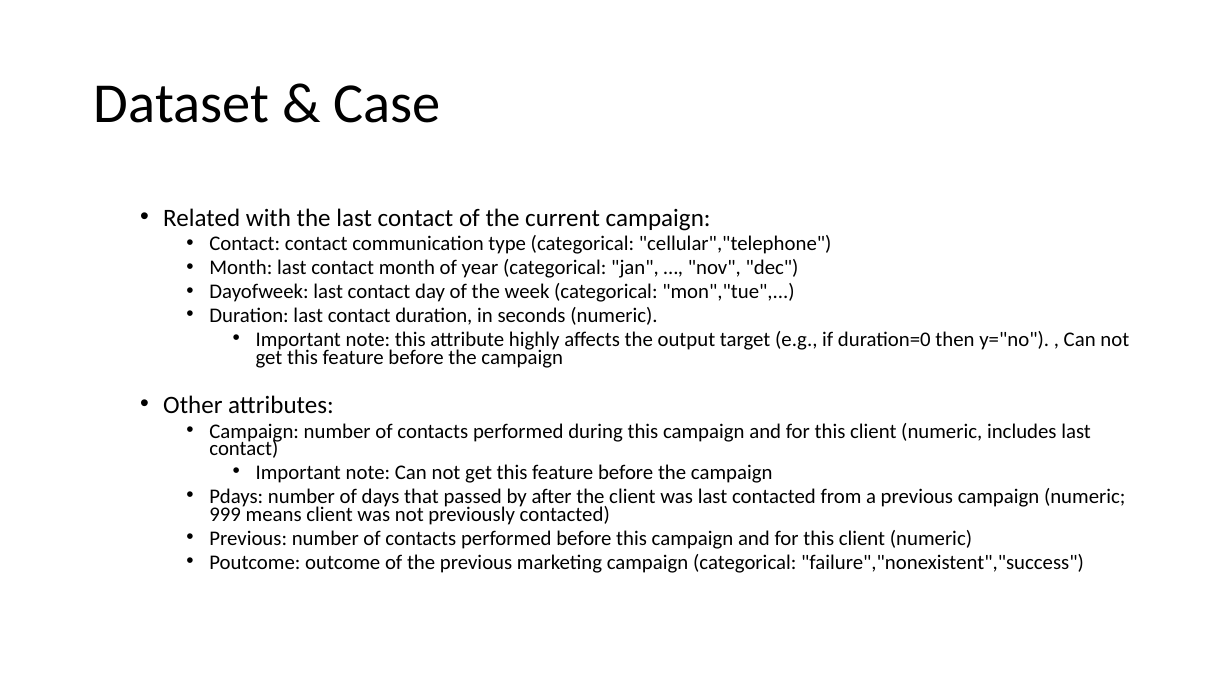
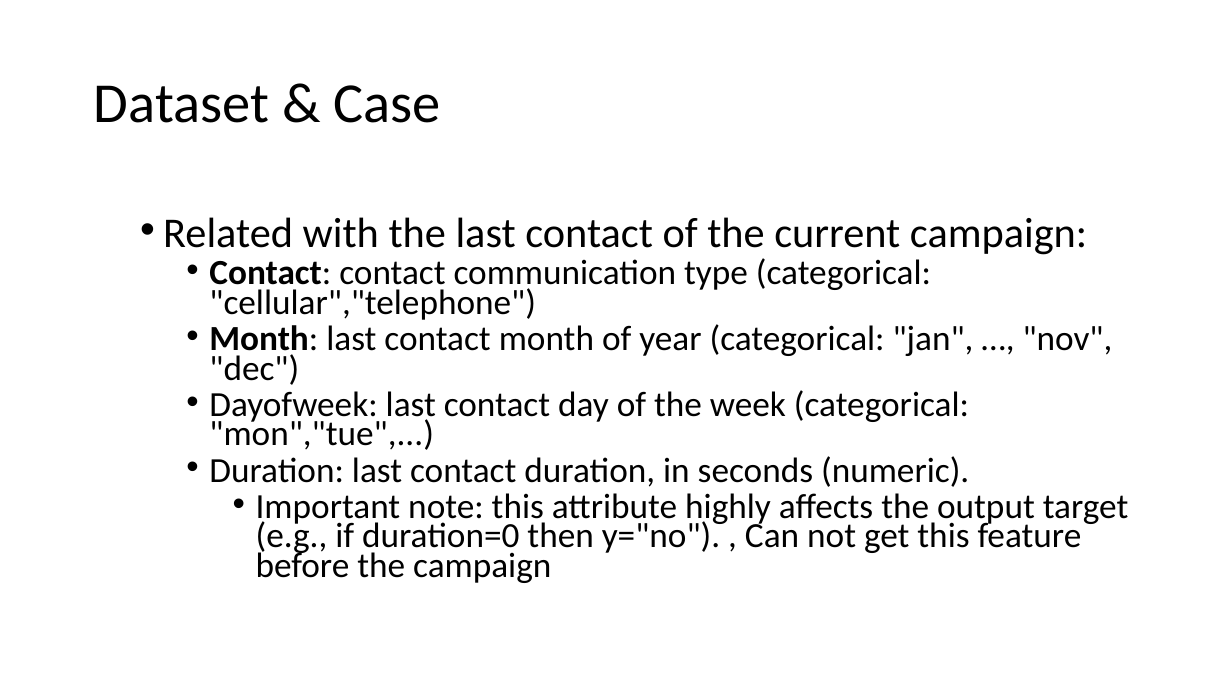
Before and after one commit to abdullahayas123/Tes-Model-Marketing-Scipy, a slide deck: slide 4 of Presentation-1.pptx. Drawn at 1232x693 pixels with LibreOffice and Linux fonts; fonts in the diff are those of the drawing. Boxes give left, top, right and bottom in pixels: in the first picture for what was removed or moved away, otherwise in the second. Text is boxed around its words. In the diff, an @@ line names an element or a change of style, - is before the commit and + after.

```diff
--- a/Presentation-1.pptx
+++ b/Presentation-1.pptx
@@ text "Related with the last contact ..." at (163, 217, 1129, 583): size 19.5 to 33 pt in "Related with the last contact of the ..."; size 16.2 to 27.5 pt in "Contact: contact communication type (categorical: "cellular" ...", "Month: last contact month of year (categorical: ...", "Dayofweek: last contact day of the week ...", "Duration: last contact duration, in seconds (numeric)." and 1 more places; bold on in "Contact:", "Month:" @@
@@ text at (163, 395, 1125, 573): paragraphs removed @@
-  • Other attributes:
-    • Campaign: number of contacts performed during this campaign and for this client (numeric, includes last contact)
-      • Important note: Can not get this feature before the campaign
-    • Pdays: number of days that passed by after the client was last contacted from a previous campaign (numeric; 999 means client was not previously contacted)
-    • Previous: number of contacts performed before this campaign and for this client (numeric)
-    • Poutcome: outcome of the previous marketing campaign (categorical: "failure","nonexistent","success")
```
Also in this commit, not shown: 14 other slides changed, 4 slides added, 1 slide removed.
